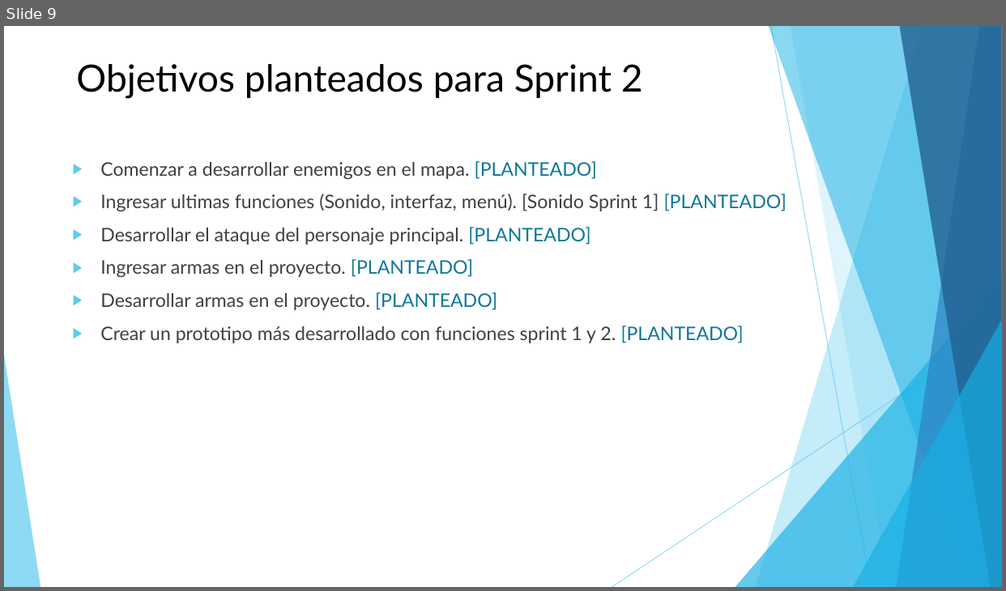
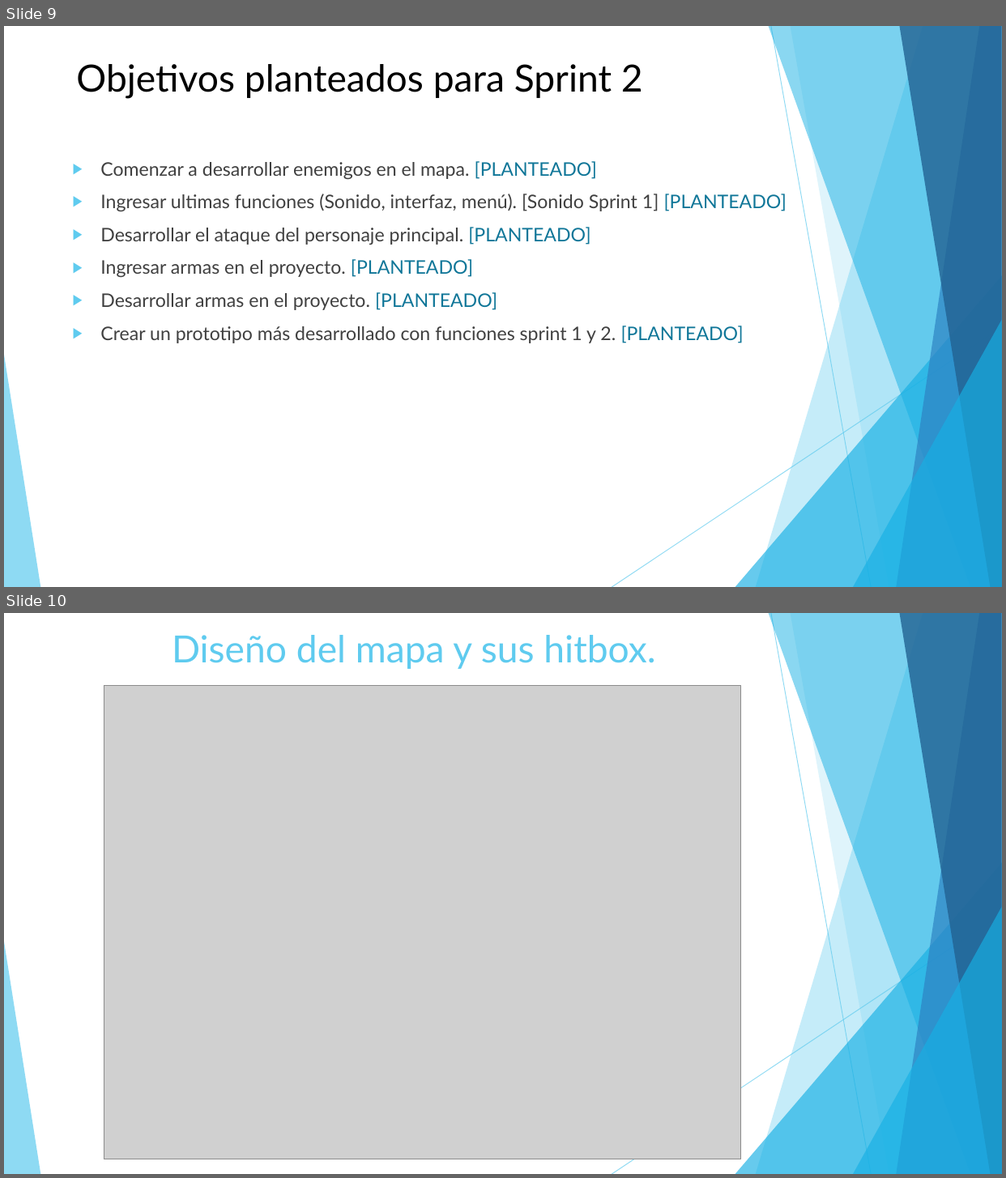
Before and after one commit to vicquiroz/SlimeSmasher, a slide deck: burndown y trabajo de equipo/Presentacion Sprint 1.pptx. Shown one above the other, each under a label of ours: slide 9 before the commit, slides 9 and 10 after it. The pictures are 1006x591 and 1006x1178 pixels, drawn with LibreOffice and Linux fonts; fonts in the diff are those of the drawing; grey boxes stand for pictures. Boxes give left, top, right and bottom in pixels: in the first picture for what was removed or moved away, otherwise in the second. Text is boxed around its words. In the diff, an @@ line names an element or a change of style, - is before the commit and + after.

Commit message:
Actualizacion presentacion sprint 1
-Agregados diseños:
*Personaje principal
*Enemigos
*Mapa
*Armas

```diff
--- a/burndown y trabajo de equipo/Presentacion Sprint 1.pptx
+++ b/burndown y trabajo de equipo/Presentacion Sprint 1.pptx
@@ slide 10 added at box(4, 613, 1002, 1174), background #FFFFFF; not listed: 10 template elements that a slide beside it also shows @@
@@ title added at box(172, 635, 655, 669), 36 pt, text #5FCBEF @@
+Diseño del mapa y sus hitbox.
@@ picture added at box(104, 686, 740, 1160) @@
```
Also in this commit, not shown: 3 other slides added.
